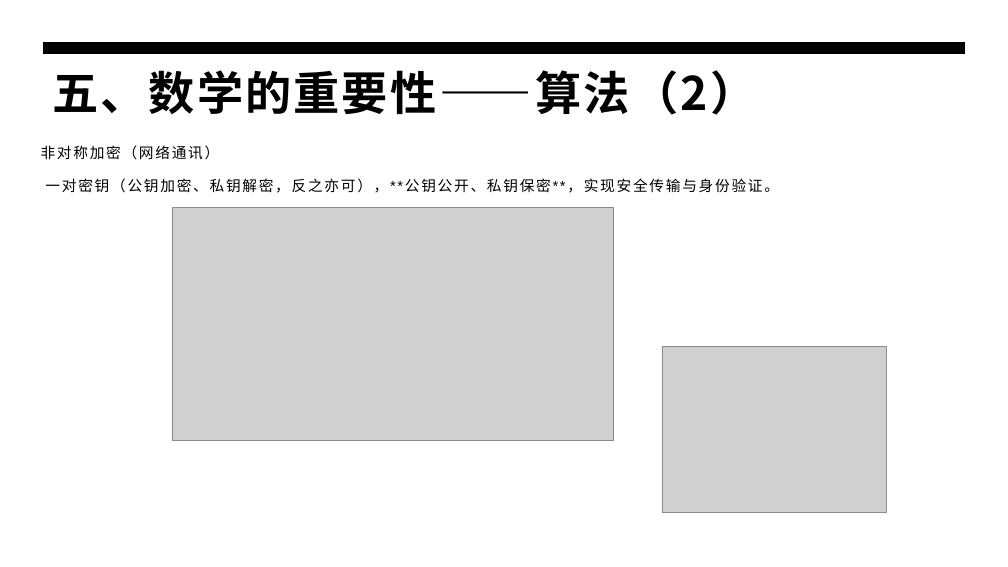
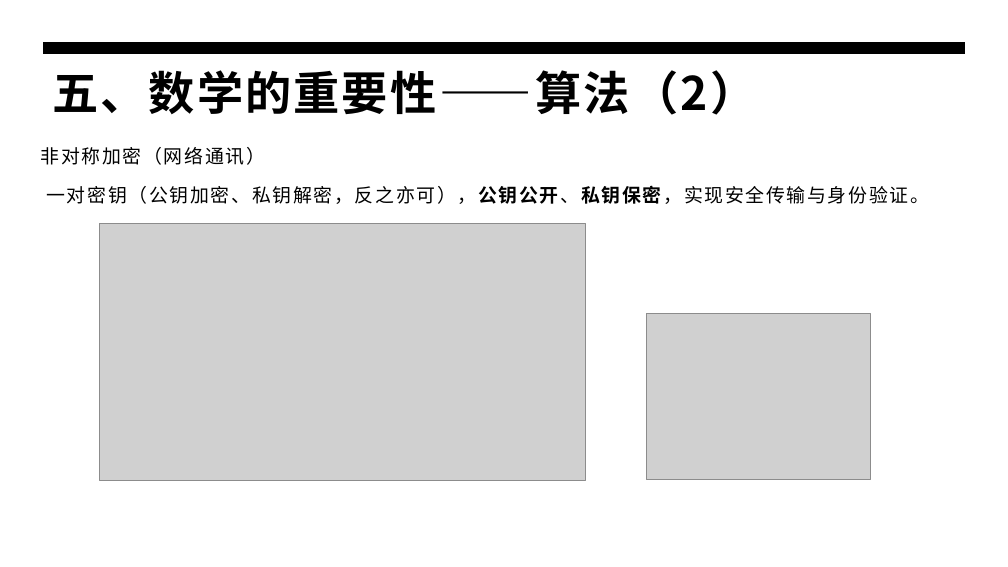
Before and after one commit to panxibei/writing, a slide deck: slide 20 of 44_心理学/21_浥尘伙伴社团独家密训课程：计算机编程开门课/浥尘伙伴社团原创：计算机编程开门课.pptx. Drawn at 1008x567 pixels with LibreOffice and Linux fonts; fonts in the diff are those of the drawing; grey boxes stand for pictures. Boxes give left, top, right and bottom in pixels: in the first picture for what was removed or moved away, otherwise in the second. Text is boxed around its words. In the diff, an @@ line names an element or a change of style, - is before the commit and + after.

```diff
--- a/44_心理学/21_浥尘伙伴社团独家密训课程：计算机编程开门课/浥尘伙伴社团原创：计算机编程开门课.pptx
+++ b/44_心理学/21_浥尘伙伴社团独家密训课程：计算机编程开门课/浥尘伙伴社团原创：计算机编程开门课.pptx
@@ text at (41,147,266,165): size 14 to 18 pt in "非对称加密（网络通讯）" @@
@@ text at (46,185,929,204): text changed; size 14 to 18 pt @@
-一对密钥（公钥加密、私钥解密，反之亦可），**公钥公开、私钥保密**，实现安全传输与身份验证。
+一对密钥（公钥加密、私钥解密，反之亦可），公钥公开、私钥保密，实现安全传输与身份验证。
@@ picture: place and size @@
-picture at (172,208,613,441)
+picture at (100,224,586,480)
@@ picture: place and size @@
-picture at (662,346,887,513)
+picture at (647,314,871,480)
```
Also in this commit, not shown: 23 other slides changed, 2 slides added.
